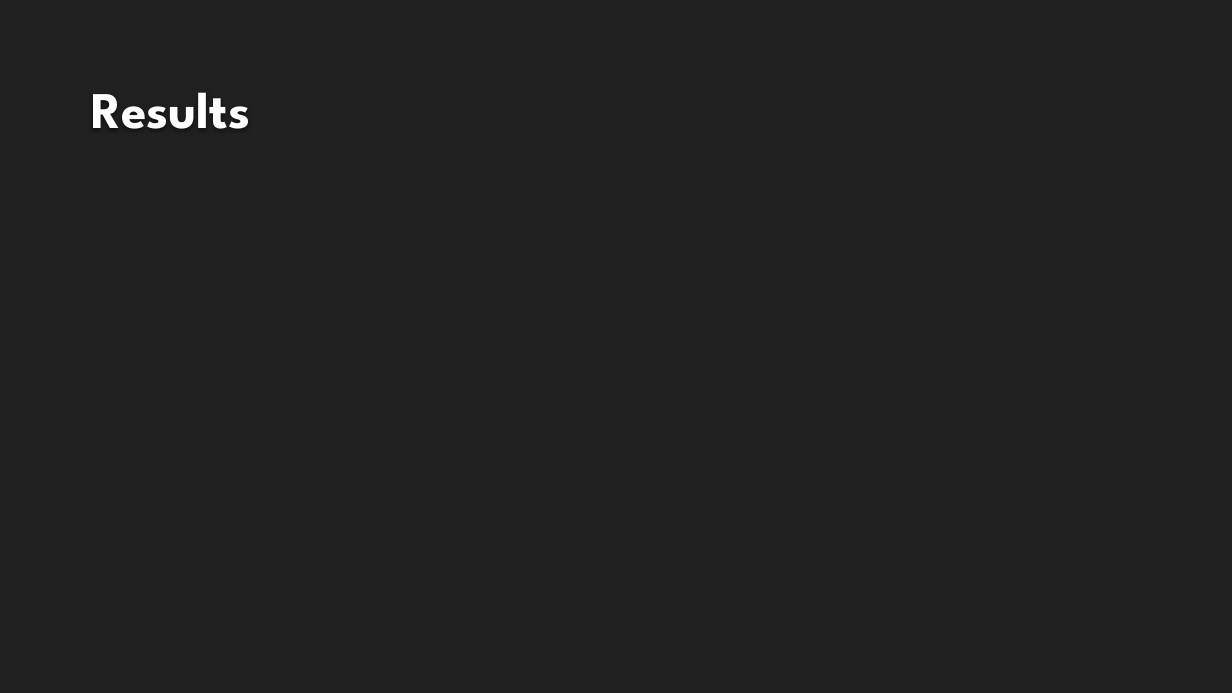
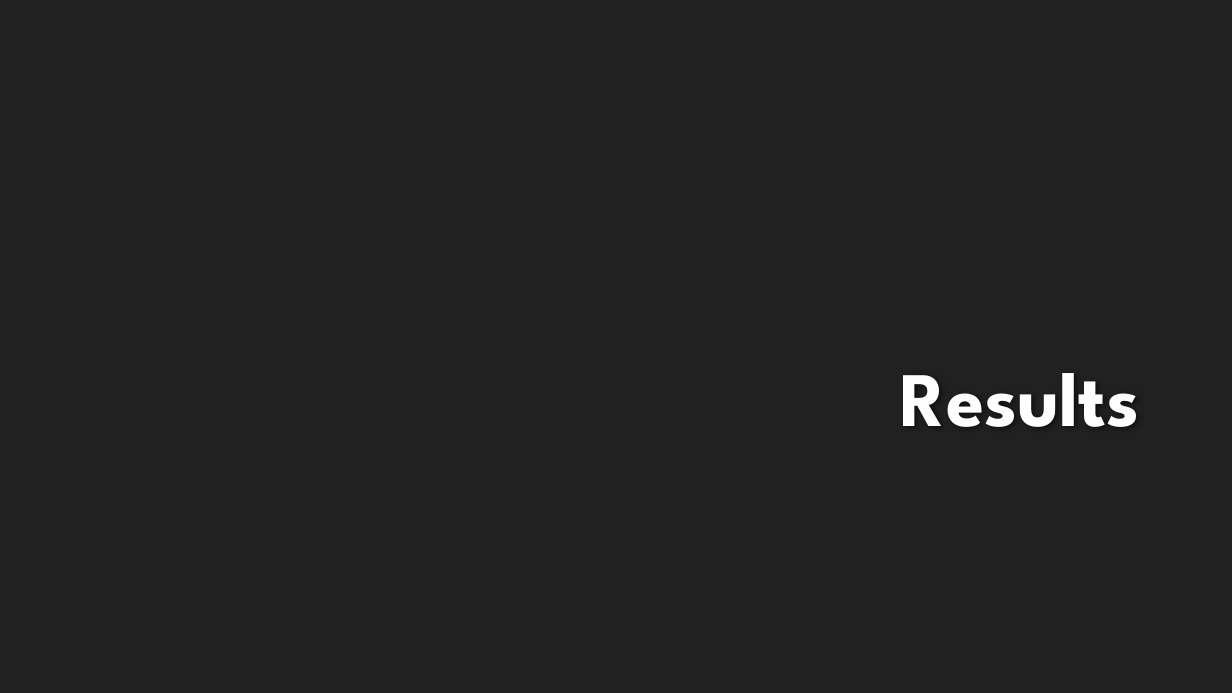
Before and after one commit to rolsenrob/SLC-AQI-Predictions-Project, a slide deck: slide 10 of Predicting Air Quality in Salt Lake City PowerPoint.pptx (slide 6 before the commit). Drawn at 1232x693 pixels with LibreOffice and Linux fonts; fonts in the diff are those of the drawing; background and template pictures are left out. Boxes give left, top, right and bottom in pixels: in the first picture for what was removed or moved away, otherwise in the second. Text is boxed around its words. In the diff, an @@ line names an element or a change of style, - is before the commit and + after.

```diff
--- a/Predicting Air Quality in Salt Lake City PowerPoint.pptx
+++ b/Predicting Air Quality in Salt Lake City PowerPoint.pptx
@@ title "Results": place and size @@
-title "Results" at bbox=[91, 92, 250, 129]
+title "Results" at bbox=[901, 373, 1140, 427]
@@ title "Results" at bbox=[901, 373, 1140, 427]: size 40 to 60 pt; alignment left to right @@
```
Also in this commit, not shown: 4 other slides changed, 5 slides added, 1 slide removed.
